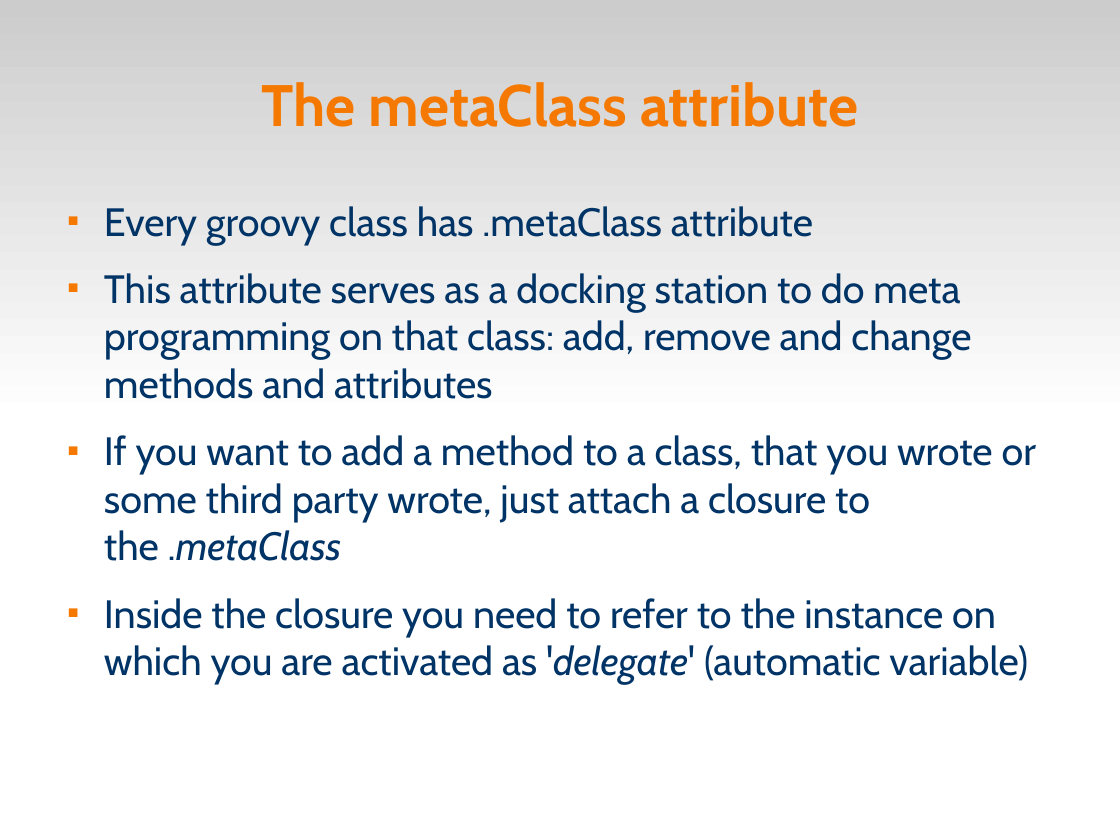
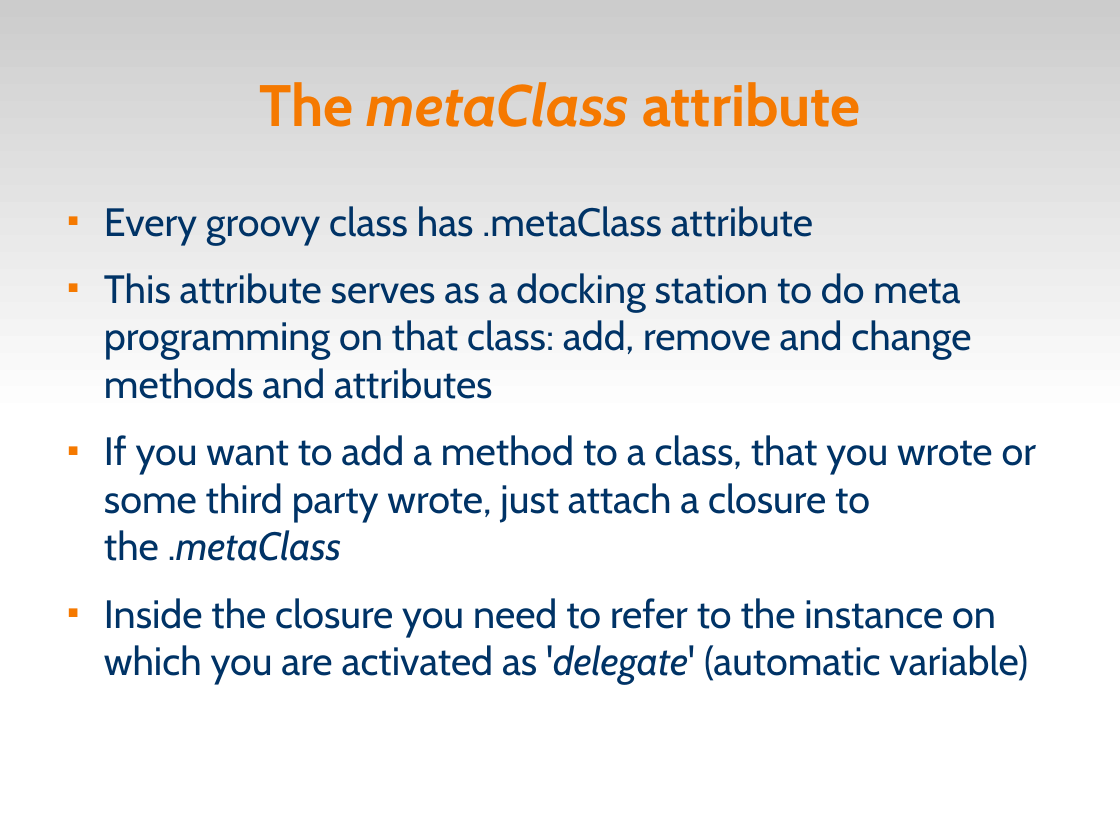
Before and after one commit to veltzer/demos, a slide deck: slide 28 of groovy/doc/groovy.odp. Drawn at 1120x840 pixels with LibreOffice and Linux fonts; fonts in the diff are those of the drawing. Boxes give left, top, right and bottom in pixels: in the first picture for what was removed or moved away, otherwise in the second. Text is boxed around its words. In the diff, an @@ line names an element or a change of style, - is before the commit and + after.

Commit message:
more meta prog

```diff
--- a/groovy/doc/groovy.odp
+++ b/groovy/doc/groovy.odp
@@ title "The metaClass attribute" at <box>259,82,861,127</box>: italic on in "metaClass" @@
```
Also in this commit, not shown: 2 other slides changed, 1 other file.
